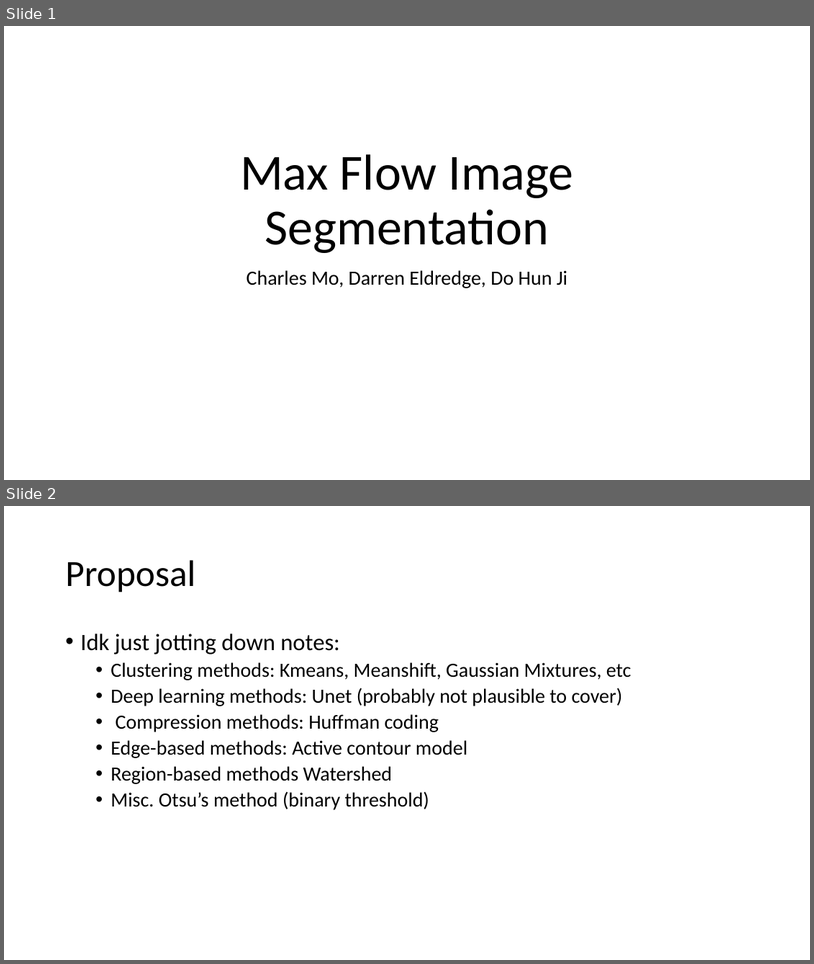
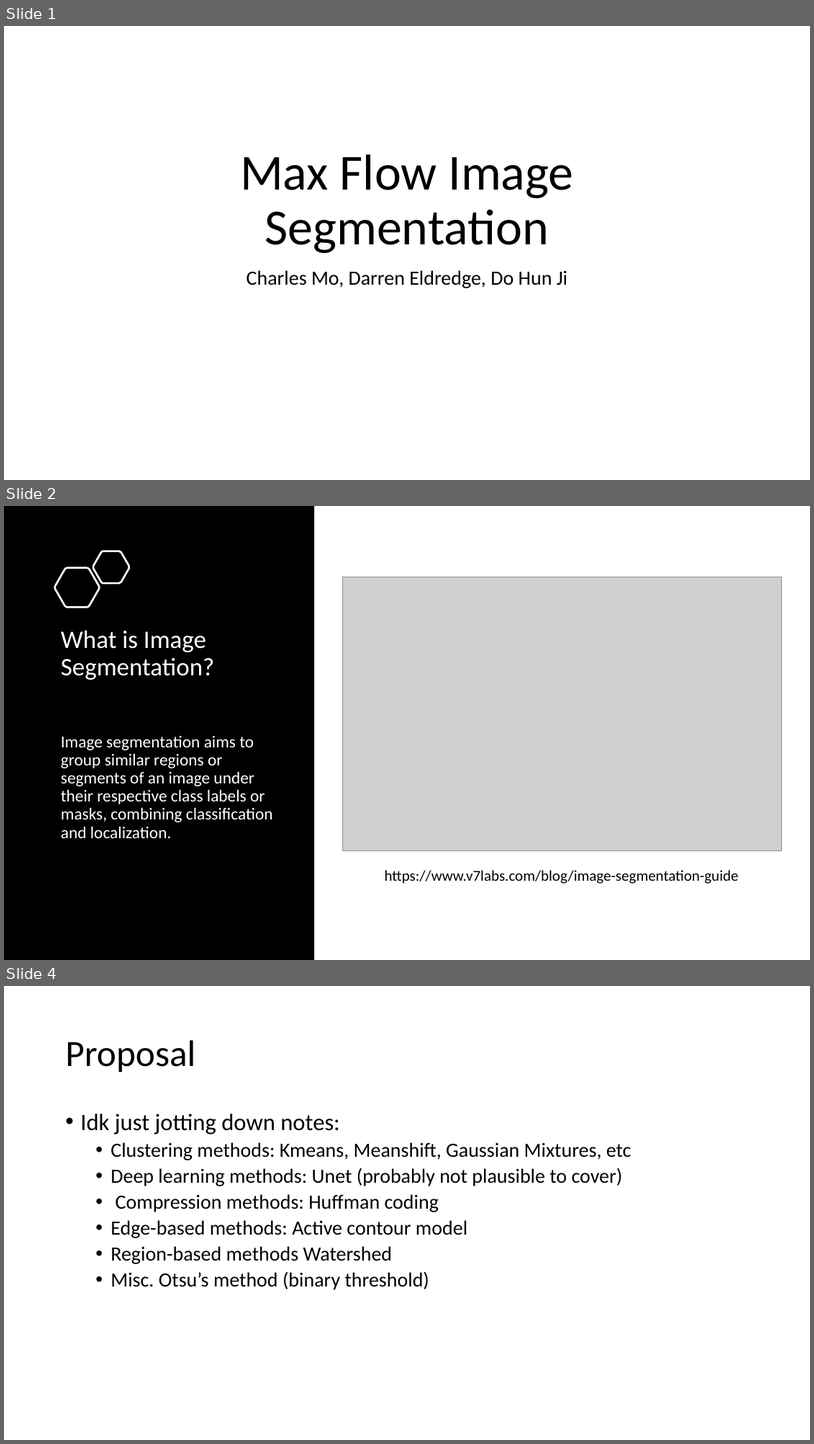
Before and after one commit to Flymindo/EC504_FinalProject, a slide deck: Presentation.pptx. Shown one above the other, each under a label of ours: slides 1 and 2 before the commit, slides 1, 2 and 4 after it; the slides between them are not shown. The pictures are 814x964 and 814x1444 pixels, drawn with LibreOffice and Linux fonts; fonts in the diff are those of the drawing; grey boxes stand for pictures. Boxes give left, top, right and bottom in pixels: in the first picture for what was removed or moved away, otherwise in the second. Text is boxed around its words. In the diff, an @@ line names an element or a change of style, - is before the commit and + after.

```diff
--- a/Presentation.pptx
+++ b/Presentation.pptx
@@ slide 2 added at <box>4,506,810,960</box>, background #FFFFFF @@
@@ rectangle added at <box>4,506,314,960</box>, fill #000000 @@
@@ freeform shape added at <box>55,568,100,607</box>, outline #FFFFFF 2.25 pt @@
@@ freeform shape added at <box>93,551,129,584</box>, outline #FFFFFF 2.25 pt @@
@@ picture added at <box>343,577,782,850</box> @@
@@ title added at <box>61,630,214,680</box>, 30 pt, text #FFFFFF @@
+What is Image Segmentation?
@@ text added at <box>61,736,273,838</box>, 20 pt, text #FFFFFF @@
+Image segmentation aims to group similar regions or segments of an image under their respective class labels or masks, combining classification and localization.
@@ text added at <box>385,870,739,883</box>, 18 pt, text #000000 @@
+https://www.v7labs.com/blog/image-segmentation-guide
@@ what was slide 2 is now slide 4 @@
```
Also in this commit, not shown: 1 other slide added.
